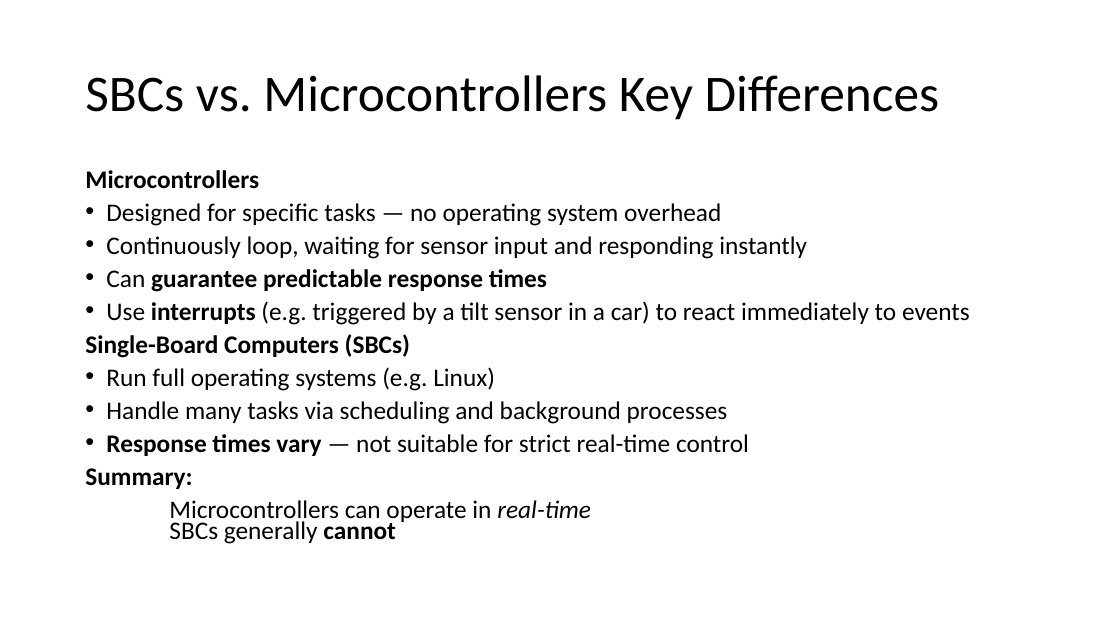
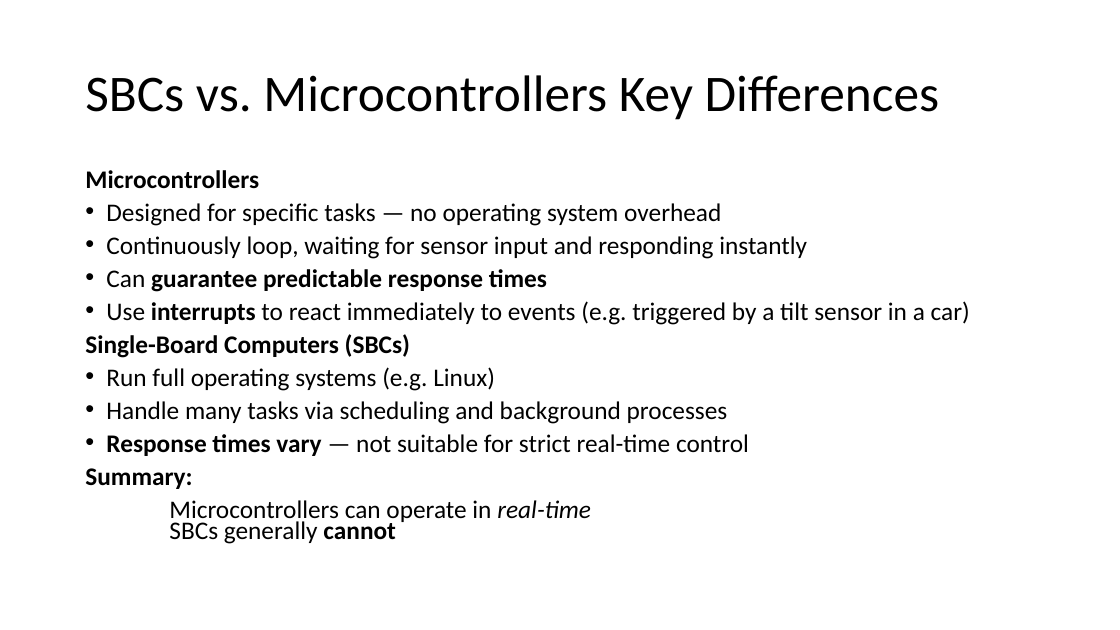
Before and after one commit to setu-comp-sci-2025/computer-systems-networks, a slide deck: slide 5 of topic-08-week8/unit-1/talk-01/sbc-ard.pptx (slide 6 before the commit). Drawn at 1120x630 pixels with LibreOffice and Linux fonts; fonts in the diff are those of the drawing. Boxes give left, top, right and bottom in pixels: in the first picture for what was removed or moved away, otherwise in the second. Text is boxed around its words. In the diff, an @@ line names an element or a change of style, - is before the commit and + after.

```diff
--- a/topic-08-week8/unit-1/talk-01/sbc-ard.pptx
+++ b/topic-08-week8/unit-1/talk-01/sbc-ard.pptx
@@ text at [106,301,970,325]: text changed @@
-• Use interrupts (e.g. triggered by a tilt sensor in a car) to react immediately to events
+• Use interrupts to react immediately to events (e.g. triggered by a tilt sensor in a car)
```
Also in this commit, not shown: 3 other slides changed, 4 other files.
